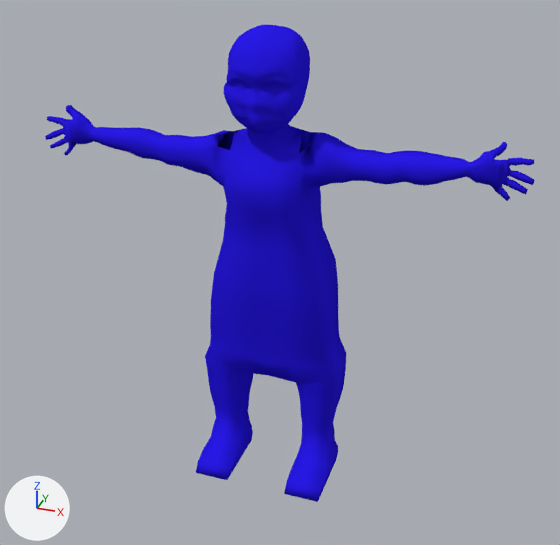
Before and after pictures for a commit that changed the Blender file mom2.blend.
Camera for both pictures: a 50 mm camera at (1.87, -5.4, 4.55) aimed at (0.06, -0.2, 1.93). Every picture has the same lights, and +X, +Y and +Z are marked at lower left.
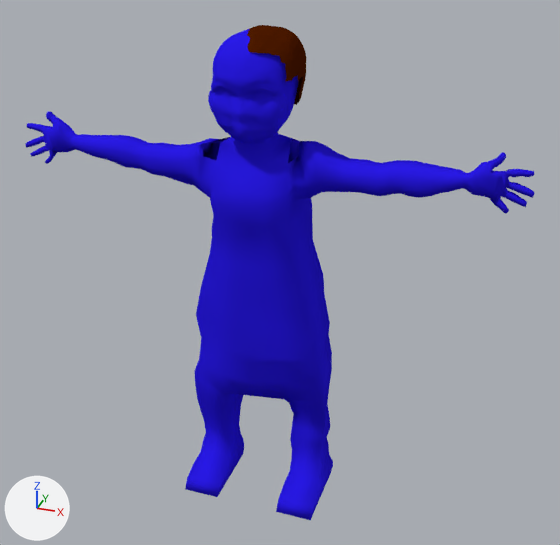
The change, as a diff of the scene's bpy script:
```diff
--- a/mom2.blend.py
+++ b/mom2.blend.py
@@ me_cube_002 @@
 # used by ob_cube_003; location = (-0.378, -0.152, 2.92); rotation_euler = (0.0, 0.0, 3.142), in degrees (0, 0, 180); scale = (0.216, 0.216, 0.216)
-me_cube_002.from_pydata(...)  # 1755 vertices, 1758 faces, 2 loose edges; spans x -10.3..7.4, y -2.2..1.9, z -13.3..4.0
+me_cube_002.from_pydata(...)  # 1755 vertices, 1758 faces, 2 loose edges; spans x -8.8..9.0, y -1.7..2.2, z -8.7..8.6
+# me_cube_002 part 1: 1755 of 1755 vertices moved; they spanned x -10.3..7.4, y -2.2..1.9, z -13.3..4.0 and now span x -8.8..9.0, y -1.7..2.2, z -8.7..8.6; mean shift (1.5, 0.3, 4.6); largest move (-2.3, 0.5, -7.7) -> (-1.0, 1.1, -2.6)
 me_cube_002.materials.append(mat_dress)
@@ ob_cube_003 @@
 ob_cube_003 = bpy.data.objects.new('Cube.003', me_cube_002)
-ob_cube_003.location = (-0.378, -0.152, 2.92)
-ob_cube_003.rotation_euler = (0.0, 0.0, 3.142)  # degrees (0, 0, 180)
+ob_cube_003.location = (-0.036, -0.361, 1.942)
+ob_cube_003.rotation_euler = (-0.0198, -0.00179, 3.141)  # degrees (-1.1, -0.1, 180)
 ob_cube_003.scale = (0.216, 0.216, 0.216)
```

Boxes [x1, y1, x2, y2] around the edits, measured in the pictures (560 x 545 px):
'Cube.003', reshaped, moved, turned: before [45, 25, 535, 502]; after [25, 29, 535, 520]
'Cube.001', moved, turned (not visible before): after [247, 25, 306, 105]
